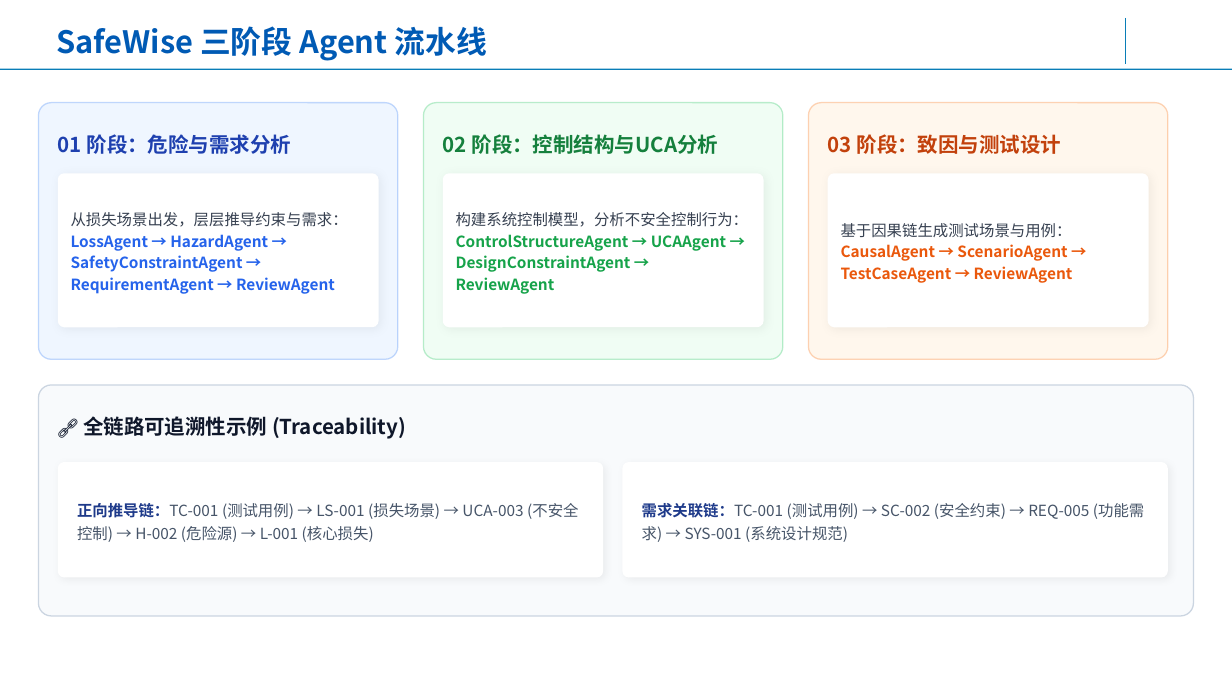
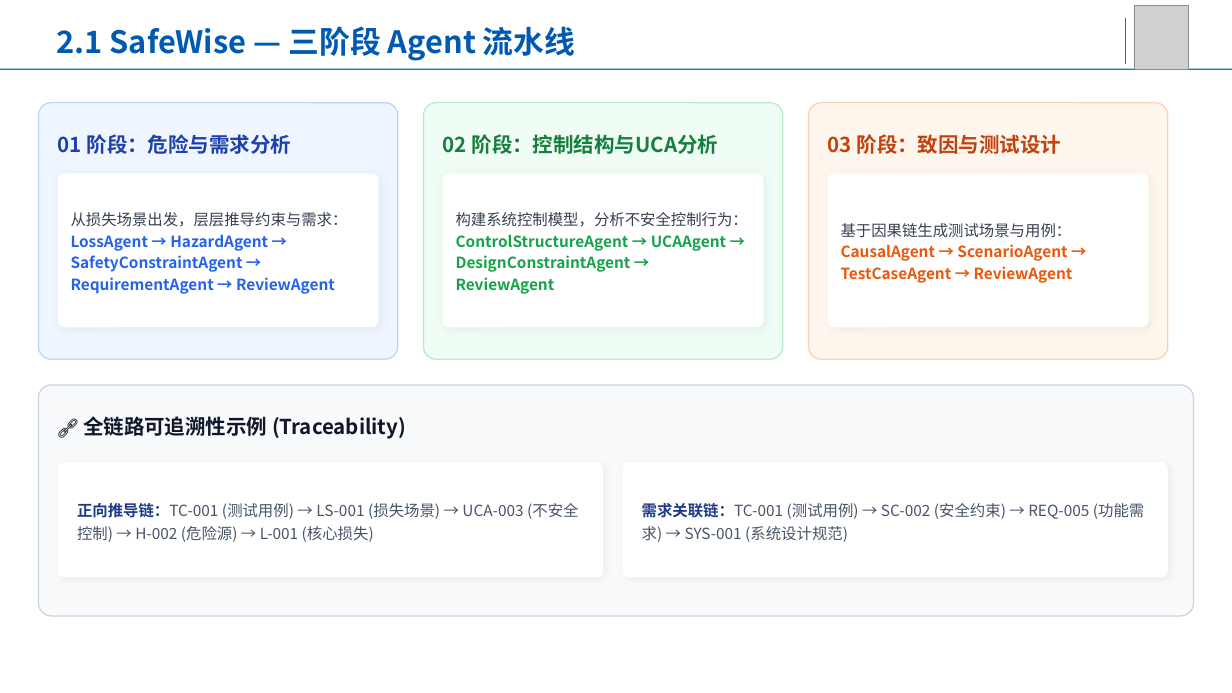
Before and after one commit to AgentForSE/.github, a slide deck: slide 8 of 基于AgentForSE五大智能体的装备软件智能研发平台-0.1.pptx (slide 10 before the commit). Drawn at 1232x693 pixels with LibreOffice and Linux fonts; fonts in the diff are those of the drawing; grey boxes stand for pictures; background and template pictures are left out. Boxes give left, top, right and bottom in pixels: in the first picture for what was removed or moved away, otherwise in the second. Text is boxed around its words. In the diff, an @@ line names an element or a change of style, - is before the commit and + after.

```diff
--- a/基于AgentForSE五大智能体的装备软件智能研发平台-0.1.pptx
+++ b/基于AgentForSE五大智能体的装备软件智能研发平台-0.1.pptx
@@ text at (56,26,575,61): text changed @@
-SafeWise 三阶段 Agent 流水线
+2.1 SafeWise — 三阶段 Agent 流水线
@@ picture added at (1135,6,1189,69) @@
```
Also in this commit, not shown: 24 other slides changed, 2 slides added, 14 slides removed.
